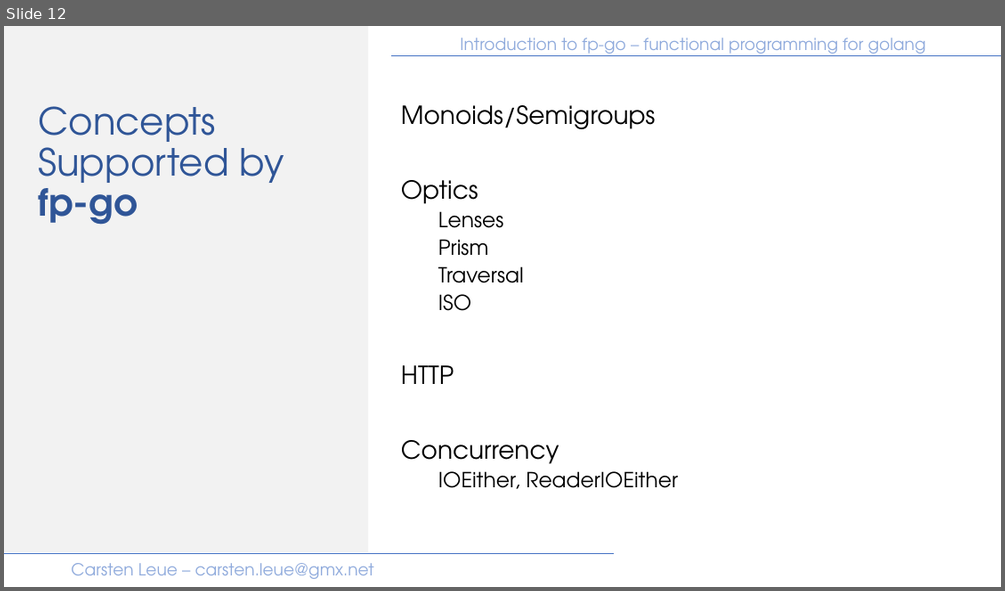
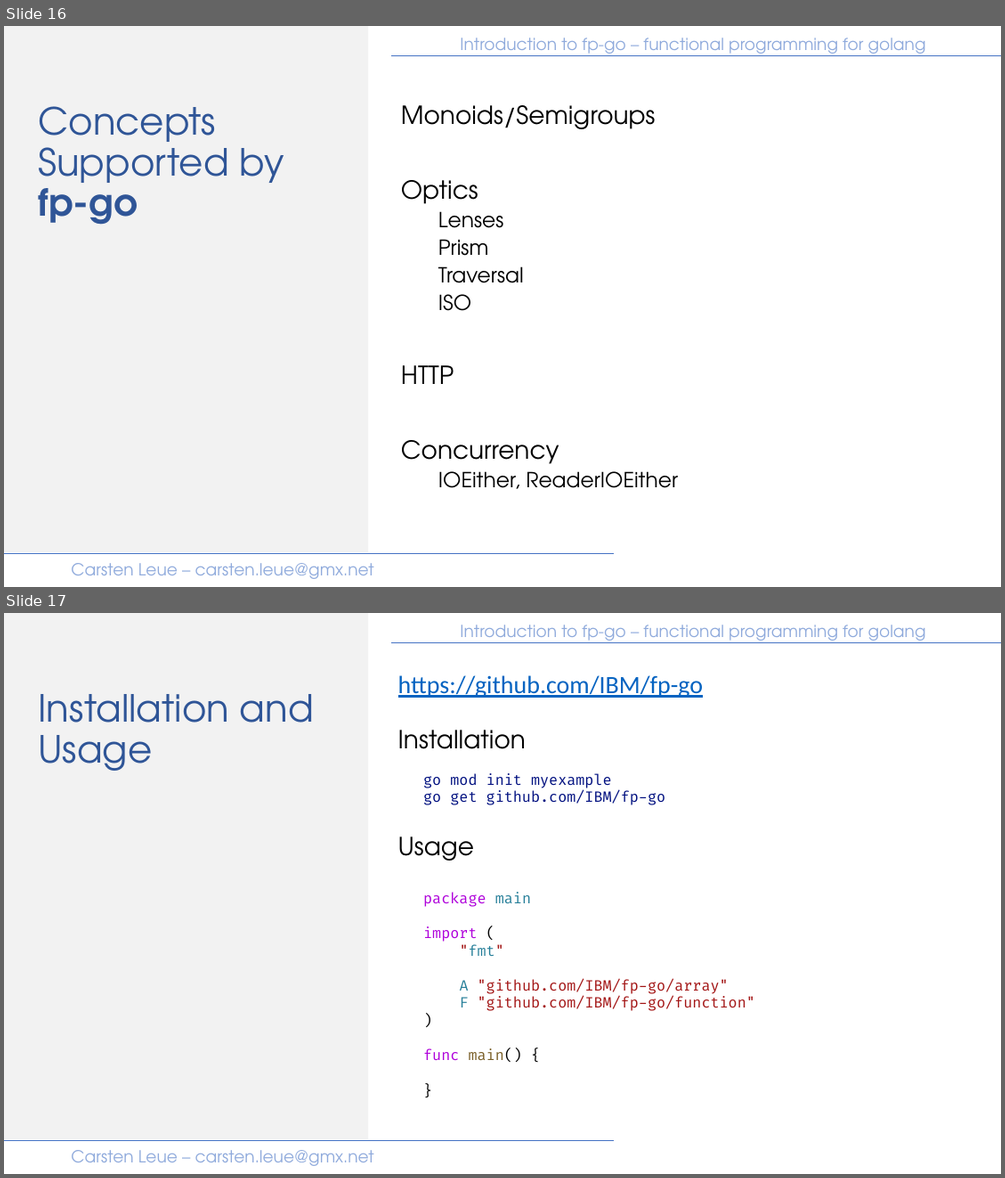
Before and after one commit to IBM/fp-go, a slide deck: samples/presentation/introduction.pptx. Shown one above the other, each under a label of ours: slide 12 before the commit, slides 16 and 17 after it. The pictures are 1005x591 and 1005x1178 pixels, drawn with LibreOffice and Linux fonts; fonts in the diff are those of the drawing. Boxes give left, top, right and bottom in pixels: in the first picture for what was removed or moved away, otherwise in the second. Text is boxed around its words. In the diff, an @@ line names an element or a change of style, - is before the commit and + after.

```diff
--- a/samples/presentation/introduction.pptx
+++ b/samples/presentation/introduction.pptx
@@ slide 17 added at (4, 613, 1001, 1174), background #FFFFFF; not listed: 5 template elements that a slide beside it also shows @@
@@ text added at (398, 675, 704, 698), 24 pt, text #0563C1, underline @@
+https://github.com/IBM/fp-go
@@ title added at (38, 694, 314, 771), 36 pt, text #2F5597 @@
+Installation and Usage
@@ text added at (398, 730, 526, 749), 24 pt, text #000000 @@
+Installation
@@ text added at (423, 773, 665, 805), 14 pt, text #001080 @@
+go mod init myexample
+go get github.com/IBM/fp-go
@@ text added at (398, 836, 474, 860), 24 pt, text #000000 @@
+Usage
@@ text added at (423, 892, 755, 1062), 14 pt, text #A31515 @@
+package main
+import (
+"fmt"
+A "github.com/IBM/fp-go/array"
+F "github.com/IBM/fp-go/function"
+)
+func main() {
+}
@@ what was slide 12 is now slide 16 @@
```
Also in this commit, not shown: 8 slides changed, 11 other slides added, 4 other files.
